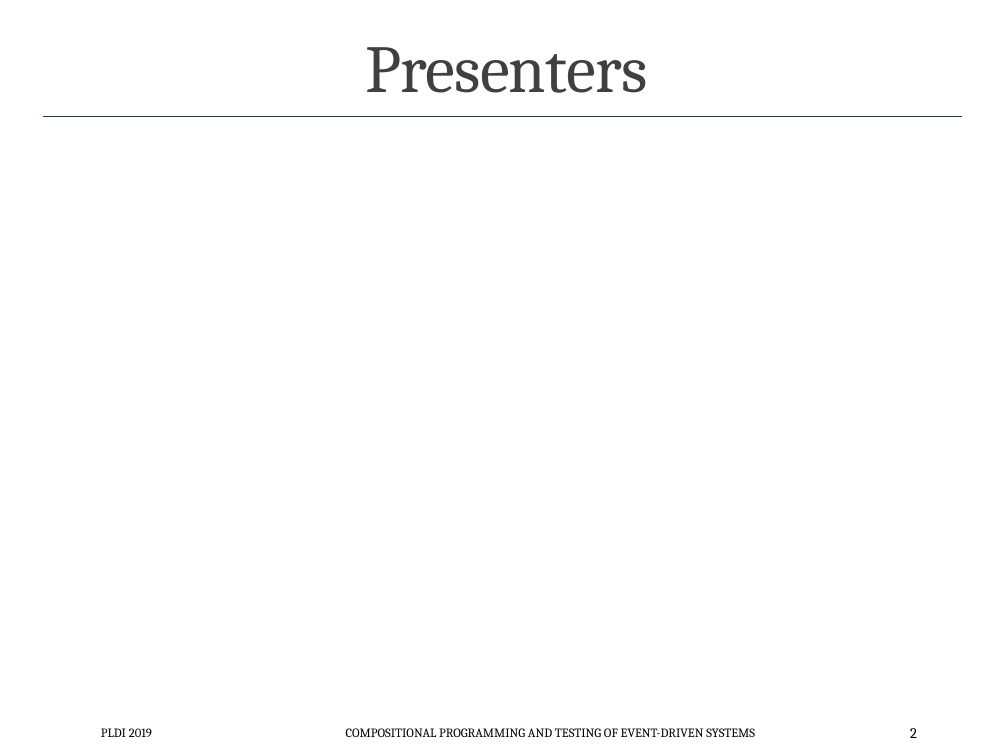
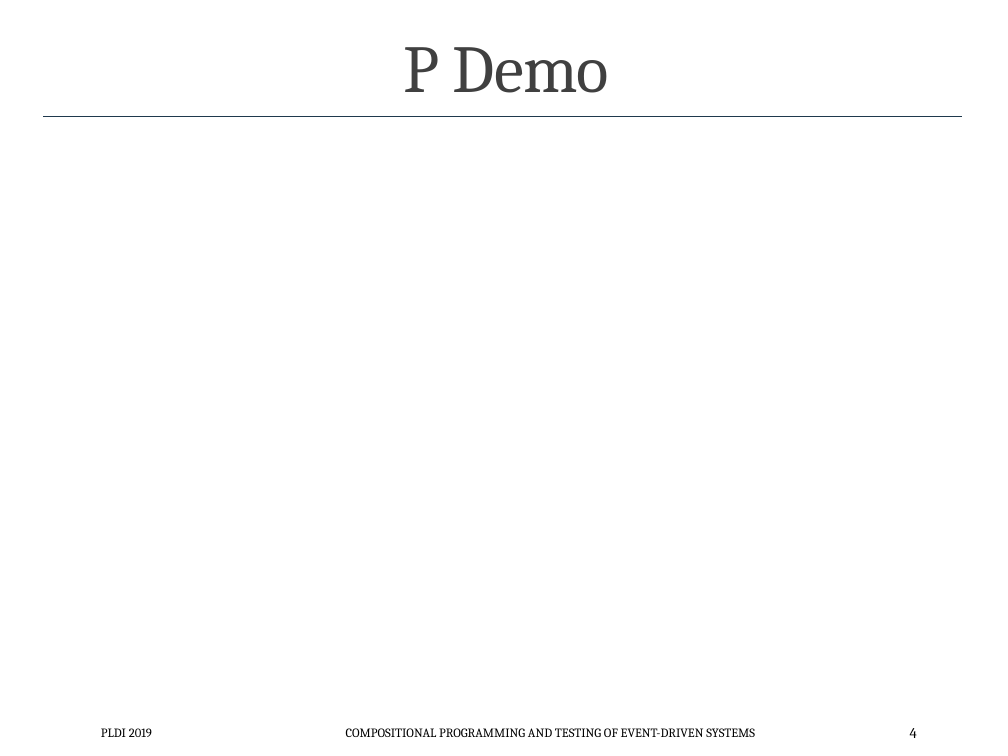
Before and after one commit to p-org/plditutorial, a slide deck: slide 4 of Presentations/2 - PLanguage.pptx (slide 2 before the commit). Drawn at 1008x756 pixels with LibreOffice and Linux fonts; fonts in the diff are those of the drawing. Boxes give left, top, right and bottom in pixels: in the first picture for what was removed or moved away, otherwise in the second. Text is boxed around its words. In the diff, an @@ line names an element or a change of style, - is before the commit and + after.

```diff
--- a/Presentations/2 - PLanguage.pptx
+++ b/Presentations/2 - PLanguage.pptx
@@ title at bbox=[404, 47, 609, 93]: text changed @@
-Presenters
+P Demo
@@ page number at bbox=[910, 728, 917, 738]: text changed @@
-2
+4
```
Also in this commit, not shown: 2 other slides changed, 7 slides added, 3 other files.
